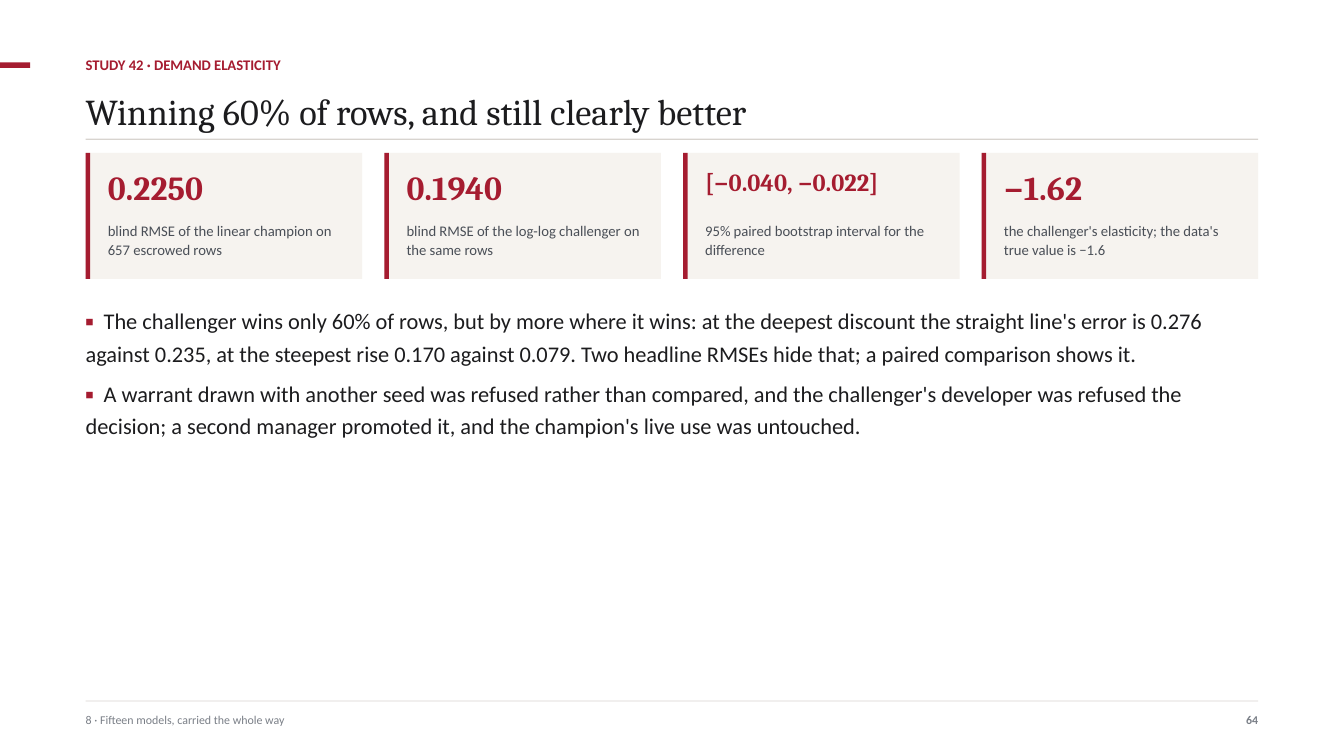
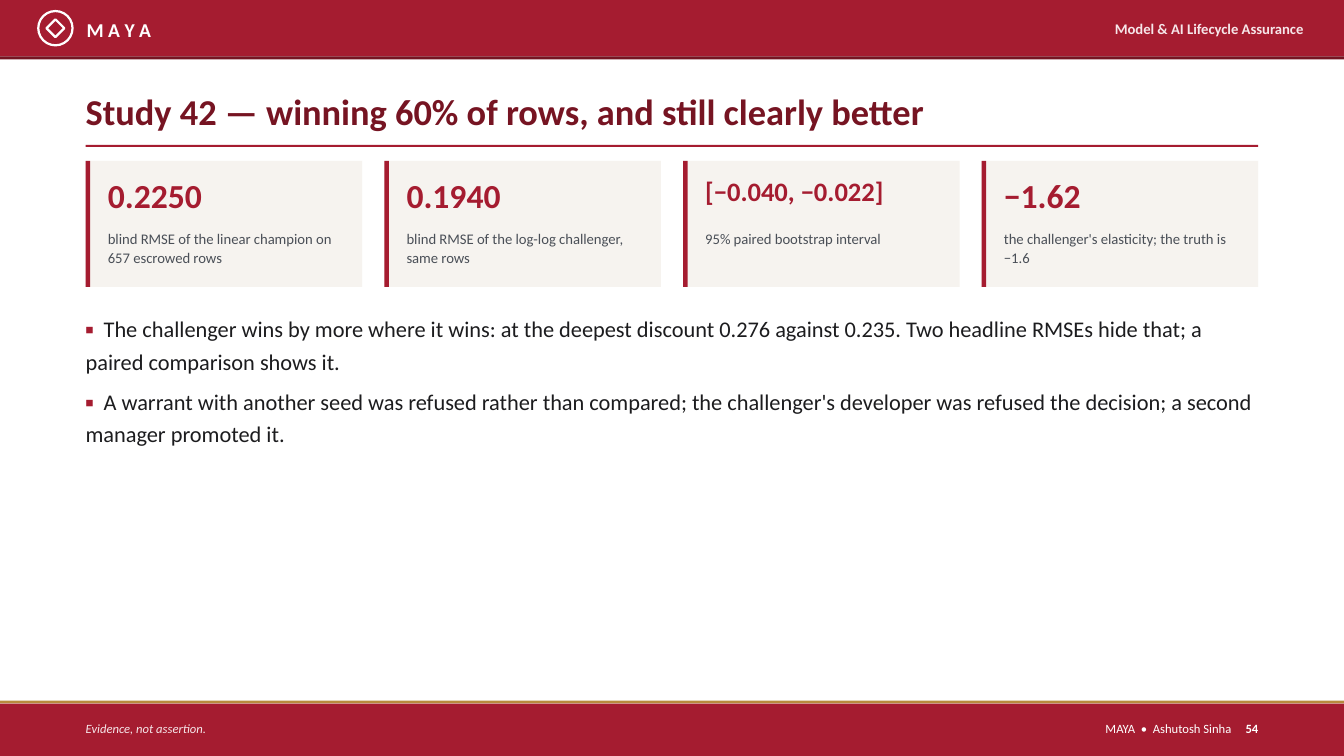
Before and after one commit to ajsinha/maya, a slide deck: slide 54 of docs/publications/MAYA-Model-Management-Formalism-and-System-Design.pptx (slide 64 before the commit). Drawn at 1344x756 pixels with LibreOffice and Linux fonts; fonts in the diff are those of the drawing. Boxes give left, top, right and bottom in pixels: in the first picture for what was removed or moved away, otherwise in the second. Text is boxed around its words. In the diff, an @@ line names an element or a change of style, - is before the commit and + after.

Commit message:
The deck retold as a briefing: TL;DR, ten principles, supervisors' words, architecture, a model's journey, then eight parts with screenshots, worked studies and a graded comparison, in MAYA's crimson; landing page numbers counted from the code

```diff
--- a/docs/publications/MAYA-Model-Management-Formalism-and-System-Design.pptx
+++ b/docs/publications/MAYA-Model-Management-Formalism-and-System-Design.pptx
@@ rectangle added at (x1=0, y1=0, x2=1344, y2=56), fill #A51C30 @@
@@ ellipse added at (x1=38, y1=11, x2=73, y2=45), outline #FFFFFF 1.6 pt @@
@@ diamond added at (x1=46, y1=19, x2=65, y2=37), outline #FFFFFF 1.6 pt @@
@@ text added at (x1=87, y1=24, x2=151, y2=37), 14 pt, text #FFFFFF, bold @@
+M A Y A
@@ text added at (x1=1115, y1=23, x2=1304, y2=37), 10.5 pt, text #F6E6E9, bold @@
+Model & AI Lifecycle Assurance
@@ rectangle added at (x1=0, y1=56, x2=1344, y2=59), fill #761422 @@
@@ rectangle removed at (x1=0, y1=63, x2=30, y2=69) @@
@@ text removed at (x1=86, y1=60, x2=280, y2=70) @@
-STUDY 42 · DEMAND ELASTICITY
@@ text at (x1=86, y1=99, x2=923, y2=131): text changed; font Cambria to Calibri; text colour #1C1C1E to #761422; bold on @@
-Winning 60% of rows, and still clearly better
+Study 42 — winning 60% of rows, and still clearly better
@@ rectangle moved from (x1=86, y1=139, x2=1258, y2=140) to (x1=86, y1=145, x2=1258, y2=147) @@
@@ rectangle at (x1=86, y1=145, x2=1258, y2=147): fill #D8D4CF to #A51C30 @@
@@ text "[−0.040, −0.022]" at (x1=705, y1=181, x2=884, y2=205): size 17.5 to 19 pt, font Cambria to Calibri @@
@@ 8 rectangles, 5 texts moved together from (x1=86, y1=153, x2=1258, y2=279) to (x1=86, y1=161, x2=1258, y2=287) @@
@@ font Cambria to Calibri in 3 elements at (x1=108, y1=186, x2=202, y2=209), (x1=407, y1=186, x2=501, y2=208), (x1=1004, y1=185, x2=1081, y2=209) @@
@@ text at (x1=407, y1=234, x2=623, y2=263): text changed @@
-blind RMSE of the log-log challenger on the same rows
+blind RMSE of the log-log challenger, same rows
@@ text at (x1=705, y1=234, x2=881, y2=247): text changed @@
-95% paired bootstrap interval for the difference
+95% paired bootstrap interval
@@ text at (x1=1004, y1=234, x2=1226, y2=263): text changed @@
-the challenger's elasticity; the data's true value is −1.6
+the challenger's elasticity; the truth is −1.6
@@ text at (x1=86, y1=321, x2=1251, y2=446): text changed @@
-▪ The challenger wins only 60% of rows, but by more where it wins: at the deepest discount the straight line's error is 0.276 against 0.235, at the steepest rise 0.170 against 0.079. Two headline RMSEs hide that; a paired comparison shows it.
-▪ A warrant drawn with another seed was refused rather than compared, and the challenger's developer was refused the decision; a second manager promoted it, and the champion's live use was untouched.
+▪ The challenger wins by more where it wins: at the deepest discount 0.276 against 0.235. Two headline RMSEs hide that; a paired comparison shows it.
+▪ A warrant with another seed was refused rather than compared; the challenger's developer was refused the decision; a second manager promoted it.
@@ rectangle resized from (x1=86, y1=701, x2=1258, y2=702) to (x1=0, y1=701, x2=1344, y2=704) @@
@@ rectangle at (x1=0, y1=701, x2=1344, y2=704): fill #D8D4CF to #B88B3D @@
@@ rectangle added at (x1=0, y1=704, x2=1344, y2=756), fill #A51C30 @@
@@ text removed at (x1=86, y1=716, x2=284, y2=726) @@
-8 · Fifteen models, carried the whole way
@@ text removed at (x1=1246, y1=716, x2=1258, y2=724) @@
-64
@@ text added at (x1=86, y1=724, x2=206, y2=734), 9 pt, text #F6E6E9, italic @@
+Evidence, not assertion.
@@ text added at (x1=1105, y1=724, x2=1259, y2=733), 9 pt, text #FFFFFF @@
+MAYA • Ashutosh Sinha 54
```
Also in this commit, not shown: 30 other slides changed, 38 slides added, 41 slides removed, 19 other files.
